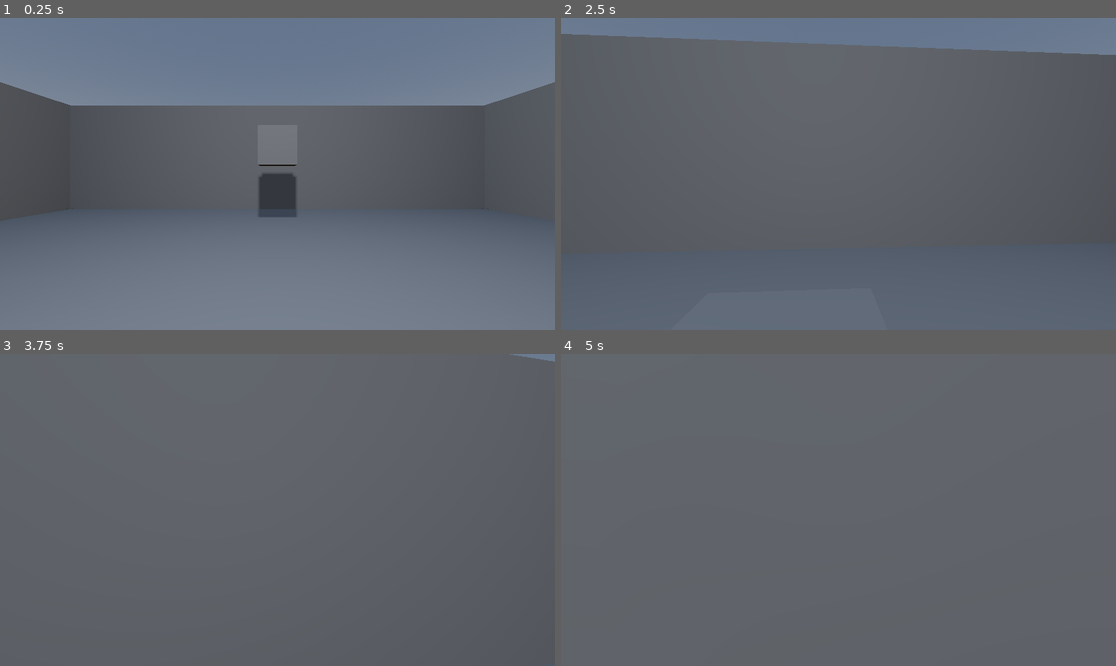
Above: before the commit, frames 1-4 (two rows, left to right).
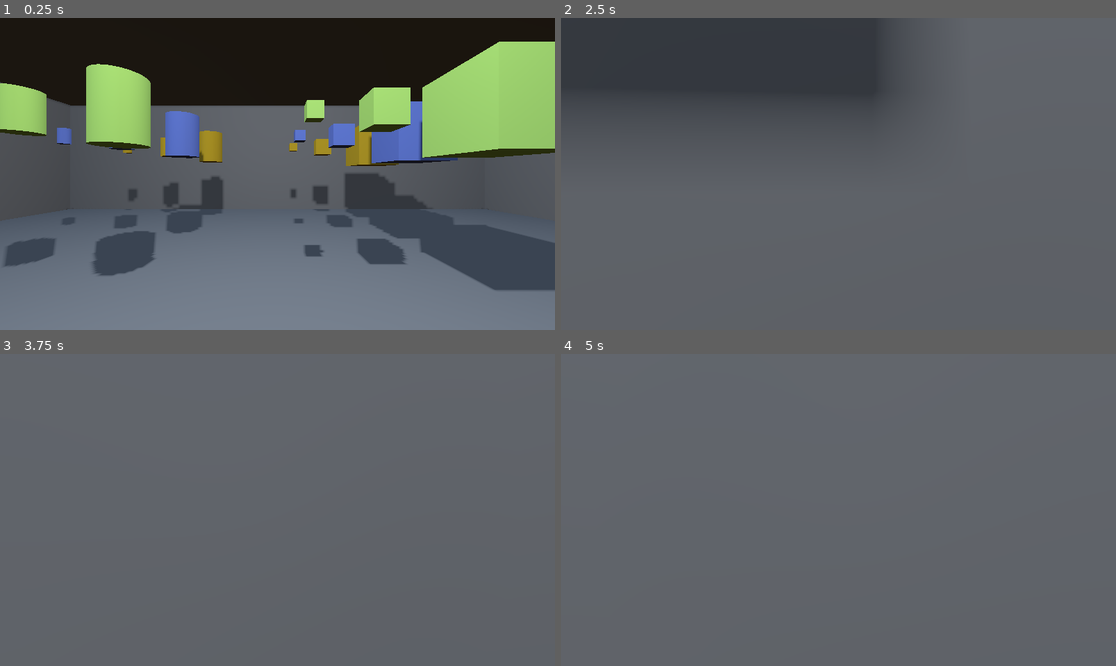
Above: after the commit, the same moments.

Repository: chybby/ldjam53
Game: Godot game, scene res://main.tscn
Same seed, same stepped clock (60 frames per second), same inputs: the game is played once before the commit and once after it.
Inputs (mouse positions are in pixels of both pictures, inside the frame that each line leads up to):
- Up to frame 1 (0.25 s): no input
- Up to frame 2 (2.5 s): move the mouse to (866, 174) at 0.52 s; hold W (move_forward) from 0.53 s (still down); tap Space (jump) at 0.77, 1.52 s; move the mouse to (810, 174) at 1.27 s; move the mouse to (849, 167) at 2.02 s
- Up to frame 3 (3.75 s): keep holding W (move_forward); move the mouse to (271, 516) at 2.77 s; tap Space (jump) at 3.02 s; move the mouse to (316, 513) at 3.52 s
- Up to frame 4 (5 s): keep holding W (move_forward); tap Space (jump) at 3.77, 4.52 s; tap Enter at 4.25 s; move the mouse to (794, 506) at 4.27 s

The runs differ from the first frame. In frame 1, 50% of the frame differs, in the area x 0-100%, y 0-88%; in frame 2, 23%; in frame 3, 0.1%; in frame 4, less than 0.1%.

Commit message:
Randomly spawning different packages.

Diff:
--- a/level/level.gd
+++ b/level/level.gd
@@ -1 +1,6 @@
 extends Node3D
+
+@onready var package_spawn_point := $PackageSpawnPoint
+
+func get_package_spawn_position():
+    return package_spawn_point.position
--- a/level/level.tscn
+++ b/level/level.tscn
@@ -76,6 +76,7 @@
 transform = Transform3D(1, 0, 0, 0, 1, 0, 0, 0, 1, 0, 5, 0)
 
 [node name="Mesh" type="MeshInstance3D" parent="Ceiling"]
+transform = Transform3D(1, 0, 0, 0, -1, 8.74228e-08, 0, -8.74228e-08, -1, 0, 0, 0)
 mesh = SubResource("PlaneMesh_lnlwk")
 skeleton = NodePath("../..")
 
@@ -86,3 +87,6 @@
 transform = Transform3D(1, 0, 0, 0, 1, 0, 0, 0, 1, 0, 4.96277, 0)
 shadow_enabled = true
 omni_range = 20.361
+
+[node name="PackageSpawnPoint" type="Marker3D" parent="."]
+transform = Transform3D(1, 0, 0, 0, 1, 0, 0, 0, 1, 0, 4, -7)
--- a/main.tscn
+++ b/main.tscn
@@ -37,7 +37,95 @@
 camera_attributes = SubResource("CameraAttributesPractical_owjb4")
 
 [node name="Package" parent="World" instance=ExtResource("5_252ea")]
-transform = Transform3D(1, 0, 0, 0, 1, 0, 0, 0, 1, 0, 2.70651, -5.84931)
+transform = Transform3D(1, 0, 0, 0, 1, 0, 0, 0, 1, -4.16406, 2.70651, -5.84931)
+size = 0
+
+[node name="Package2" parent="World" instance=ExtResource("5_252ea")]
+transform = Transform3D(1, 0, 0, 0, 1, 0, 0, 0, 1, -3.02867, 2.70651, -5.84931)
+
+[node name="Package3" parent="World" instance=ExtResource("5_252ea")]
+transform = Transform3D(1, 0, 0, 0, 1, 0, 0, 0, 1, -1.85109, 2.70651, -5.84931)
+size = 2
+
+[node name="Package4" parent="World" instance=ExtResource("5_252ea")]
+transform = Transform3D(1, 0, 0, 0, 1, 0, 0, 0, 1, 0.431175, 2.70651, -5.84931)
+shape = 0
+size = 0
+
+[node name="Package5" parent="World" instance=ExtResource("5_252ea")]
+transform = Transform3D(1, 0, 0, 0, 1, 0, 0, 0, 1, 1.2406, 2.70651, -5.84931)
+shape = 0
+
+[node name="Package6" parent="World" instance=ExtResource("5_252ea")]
+transform = Transform3D(1, 0, 0, 0, 1, 0, 0, 0, 1, 2.57075, 2.70651, -5.84931)
+shape = 0
+size = 2
+
+[node name="Package7" parent="World" instance=ExtResource("5_252ea")]
+transform = Transform3D(1, 0, 0, 0, 1, 0, 0, 0, 1, -4.16406, 2.70651, -4.17173)
+size = 0
+company = 1
+
+[node name="Package8" parent="World" instance=ExtResource("5_252ea")]
+transform = Transform3D(1, 0, 0, 0, 1, 0, 0, 0, 1, -3.02867, 2.70651, -4.17173)
+company = 1
+
+[node name="Package9" parent="World" instance=ExtResource("5_252ea")]
+transform = Transform3D(1, 0, 0, 0, 1, 0, 0, 0, 1, -1.85109, 2.70651, -4.17173)
+size = 2
+company = 1
+
+[node name="Package10" parent="World" instance=ExtResource("5_252ea")]
+transform = Transform3D(1, 0, 0, 0, 1, 0, 0, 0, 1, 0.431175, 2.70651, -4.17173)
+shape = 0
+size = 0
+company = 1
+
+[node name="Package11" parent="World" instance=ExtResource("5_252ea")]
+transform = Transform3D(1, 0, 0, 0, 1, 0, 0, 0, 1, 1.2406, 2.70651, -4.17173)
+shape = 0
+company = 1
+
+[node name="Package12" parent="World" instance=ExtResource("5_252ea")]
+transform = Transform3D(1, 0, 0, 0, 1, 0, 0, 0, 1, 2.57075, 2.70651, -4.17173)
+shape = 0
+size = 2
+company = 1
+
+[node name="Package13" parent="World" instance=ExtResource("5_252ea")]
+transform = Transform3D(1, 0, 0, 0, 1, 0, 0, 0, 1, -4.16406, 2.70651, -2.60441)
+size = 0
+company = 2
+
+[node name="Package14" parent="World" instance=ExtResource("5_252ea")]
+transform = Transform3D(1, 0, 0, 0, 1, 0, 0, 0, 1, -3.02867, 2.70651, -2.60441)
+company = 2
+
+[node name="Package15" parent="World" instance=ExtResource("5_252ea")]
+transform = Transform3D(1, 0, 0, 0, 1, 0, 0, 0, 1, -1.85109, 2.70651, -2.60441)
+size = 2
+company = 2
+
+[node name="Package16" parent="World" instance=ExtResource("5_252ea")]
+transform = Transform3D(1, 0, 0, 0, 1, 0, 0, 0, 1, 0.431175, 2.70651, -2.60441)
+shape = 0
+size = 0
+company = 2
+
+[node name="Package17" parent="World" instance=ExtResource("5_252ea")]
+transform = Transform3D(1, 0, 0, 0, 1, 0, 0, 0, 1, 1.2406, 2.70651, -2.60441)
+shape = 0
+company = 2
+
+[node name="Package18" parent="World" instance=ExtResource("5_252ea")]
+transform = Transform3D(1, 0, 0, 0, 1, 0, 0, 0, 1, 2.57075, 2.70651, -2.60441)
+shape = 0
+size = 2
+company = 2
+
+[node name="PackageSpawnTimer" type="Timer" parent="World"]
+wait_time = 2.0
+autostart = true
 
 [node name="GUI" type="Control" parent="."]
 process_mode = 3
@@ -58,5 +146,6 @@
 visible = false
 layout_mode = 1
 
+[connection signal="timeout" from="World/PackageSpawnTimer" to="World" method="_on_package_spawn_timer_timeout"]
 [connection signal="unpaused" from="GUI" to="." method="_on_gui_unpaused"]
 [connection signal="closed" from="GUI/PauseScreen" to="GUI" method="_on_pause_screen_closed"]
--- a/menus/main_menu_screen.gd
+++ b/menus/main_menu_screen.gd
@@ -1,7 +1,6 @@
 extends Control
 
-@onready
-var label : Label = $Panel/Label
+@onready var label : Label = $Panel/Label
 
 func _on_Button_pressed() -> void:
     label.text = "You pressed the button!"
--- a/package/package.gd
+++ b/package/package.gd
@@ -1 +1,87 @@
+@tool
 extends RigidBody3D
+
+enum Shape {BOX, TUBE}
+enum Size {SMALL, MEDIUM, LARGE}
+enum Company {PERSONAL_DELIVERY_CONGLOMERATE, LOGISTICS_CORP, SHIP_FOR_LESS}
+
+@export var shape := Shape.BOX:
+    set(value):
+        shape = value
+        update_model()
+
+@export var size := Size.MEDIUM:
+    set(value):
+        size = value
+        update_model()
+
+@export var company := Company.PERSONAL_DELIVERY_CONGLOMERATE:
+    set(value):
+        company = value
+        update_model()
+
+@onready var collision_shape := $CollisionShape3D
+@onready var mesh := $MeshInstance3D
+
+func _ready():
+    update_model()
+
+func update_model():
+    if collision_shape == null:
+        return
+
+    match shape:
+        Shape.BOX:
+            collision_shape.shape = BoxShape3D.new()
+            mesh.mesh = BoxMesh.new()
+
+            var size_vector : Vector3
+            match size:
+                Size.SMALL:
+                    size_vector = Vector3(.2, .2, .2)
+                Size.MEDIUM:
+                    size_vector = Vector3(.4, .4, .4)
+                Size.LARGE:
+                    size_vector = Vector3(1, 1, 1)
+            collision_shape.shape.size = size_vector
+            mesh.mesh.size = size_vector
+        Shape.TUBE:
+            collision_shape.shape = CylinderShape3D.new()
+            mesh.mesh = CylinderMesh.new()
+
+            var height : float
+            var radius: float
+            match size:
+                Size.SMALL:
+                    height = 0.3
+                    radius = 0.1
+                Size.MEDIUM:
+                    height = 0.5
+                    radius = 0.2
+                Size.LARGE:
+                    height = 0.8
+                    radius = 0.3
+            collision_shape.shape.height = height
+            collision_shape.shape.radius = radius
+            mesh.mesh.height = height
+            mesh.mesh.bottom_radius = radius
+            mesh.mesh.top_radius = radius
+
+    # TODO: Create a set of nicer materials that we can just swap around.
+    mesh.mesh.material = StandardMaterial3D.new()
+    match company:
+        Company.PERSONAL_DELIVERY_CONGLOMERATE:
+            mesh.mesh.material.albedo_color = Color(0.83203125, 0.70602869987488, 0.18749018013477)
+        Company.LOGISTICS_CORP:
+            mesh.mesh.material.albedo_color = Color(0.46042990684509, 0.55753999948502, 0.90625)
+        Company.SHIP_FOR_LESS:
+            mesh.mesh.material.albedo_color = Color(0.78382098674774, 1, 0.52286148071289)
+
+static func get_random_shape():
+    return Shape.values()[randi_range(0, Shape.size()-1)]
+
+static func get_random_size():
+    return Size.values()[randi_range(0, Size.size()-1)]
+
+static func get_random_company():
+    return Company.values()[randi_range(0, Company.size()-1)]
--- a/package/package.tscn
+++ b/package/package.tscn
@@ -1,13 +1,17 @@
-[gd_scene load_steps=4 format=3 uid="uid://sdnpsqpox0dm"]
+[gd_scene load_steps=5 format=3 uid="uid://sdnpsqpox0dm"]
 
 [ext_resource type="Script" path="res://package/package.gd" id="1_1h61k"]
 
 [sub_resource type="BoxShape3D" id="BoxShape3D_e1v56"]
 
+[sub_resource type="StandardMaterial3D" id="StandardMaterial3D_6a7pt"]
+
 [sub_resource type="BoxMesh" id="BoxMesh_kx4um"]
+material = SubResource("StandardMaterial3D_6a7pt")
 
 [node name="Package" type="RigidBody3D"]
 script = ExtResource("1_1h61k")
+shape = 1
 
 [node name="CollisionShape3D" type="CollisionShape3D" parent="."]
 shape = SubResource("BoxShape3D_e1v56")
--- a/world.gd
+++ b/world.gd
@@ -1 +1,14 @@
 extends Node3D
+
+var PackageScene = preload("res://package/package.tscn")
+var Package = preload("res://package/package.gd")
+
+@onready var level := $Level
+
+func _on_package_spawn_timer_timeout():
+    var package := PackageScene.instantiate()
+    package.shape = Package.get_random_shape()
+    package.size = Package.get_random_size()
+    package.company = Package.get_random_company()
+    package.position = level.get_package_spawn_position()
+    add_child(package)
